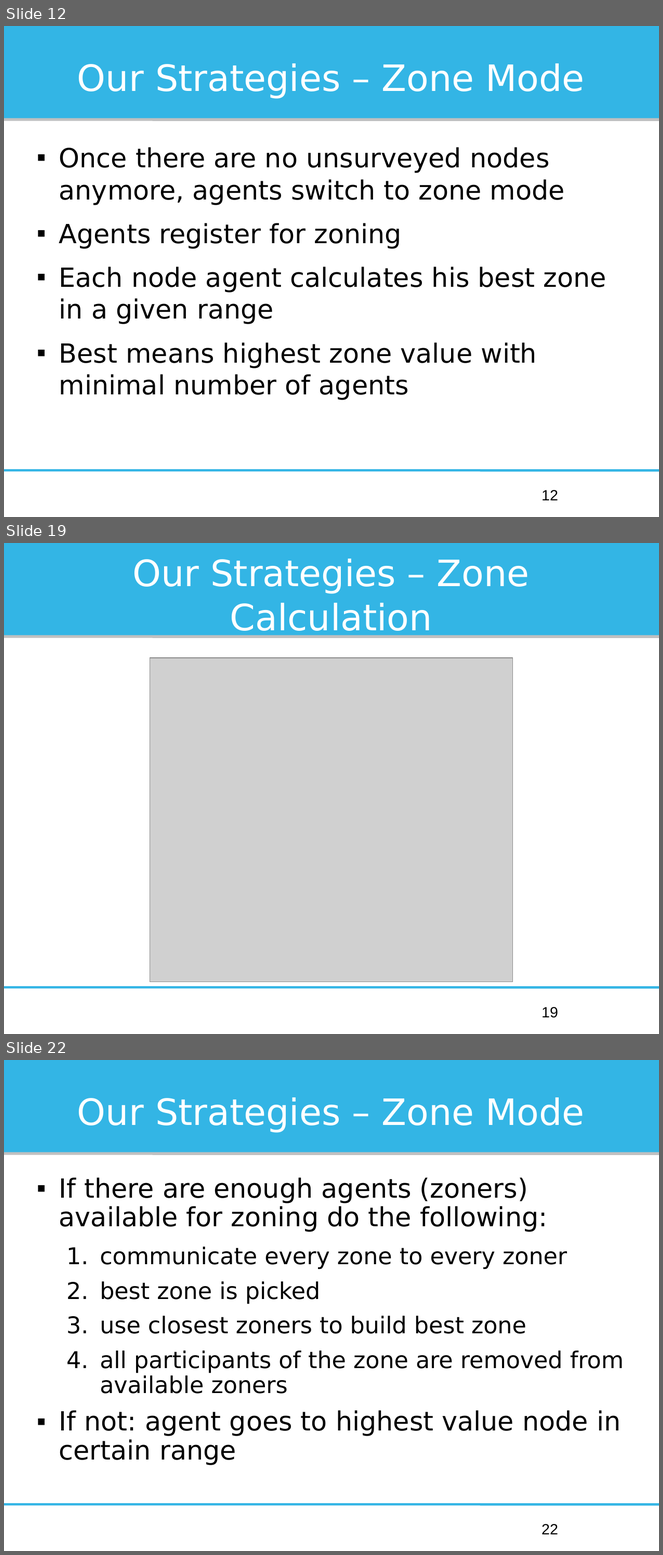
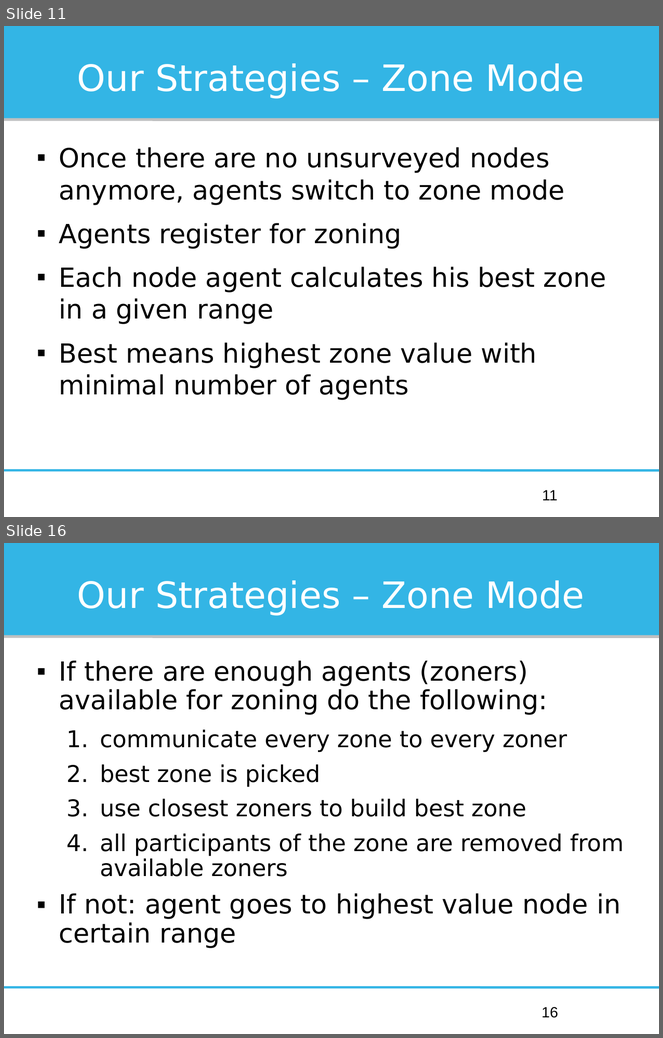
Before and after one commit to Institute-Web-Science-and-Technologies/mapc, a slide deck: Oberseminar/presentation.odp. Shown one above the other, each under a label of ours: slides 12, 19 and 22 before the commit, slides 11 and 16 after it; the slides between them are not shown. The pictures are 663x1555 and 663x1038 pixels, drawn with LibreOffice and Linux fonts; fonts in the diff are those of the drawing; grey boxes stand for pictures. Boxes give left, top, right and bottom in pixels: in the first picture for what was removed or moved away, otherwise in the second. Text is boxed around its words. In the diff, an @@ line names an element or a change of style, - is before the commit and + after.

```diff
--- a/Oberseminar/presentation.odp
+++ b/Oberseminar/presentation.odp
@@ slide 19 removed at bbox=[4, 543, 659, 1034], background #FFFFFF; not listed: 3 template elements that a slide beside it also shows @@
@@ title removed at bbox=[132, 559, 530, 638] @@
-Our Strategies – Zone Calculation
@@ picture removed at bbox=[150, 658, 514, 982] @@
@@ page number removed at bbox=[542, 1007, 558, 1018] @@
-19
@@ what was slide 12 is now slide 11 @@
@@ page number at bbox=[542, 490, 558, 501]: text changed @@
-12
+11
@@ what was slide 22 is now slide 16 @@
@@ page number at bbox=[542, 1007, 558, 1018]: text changed @@
-22
+16
```
Also in this commit, not shown: 7 slides changed, 6 other slides removed.
